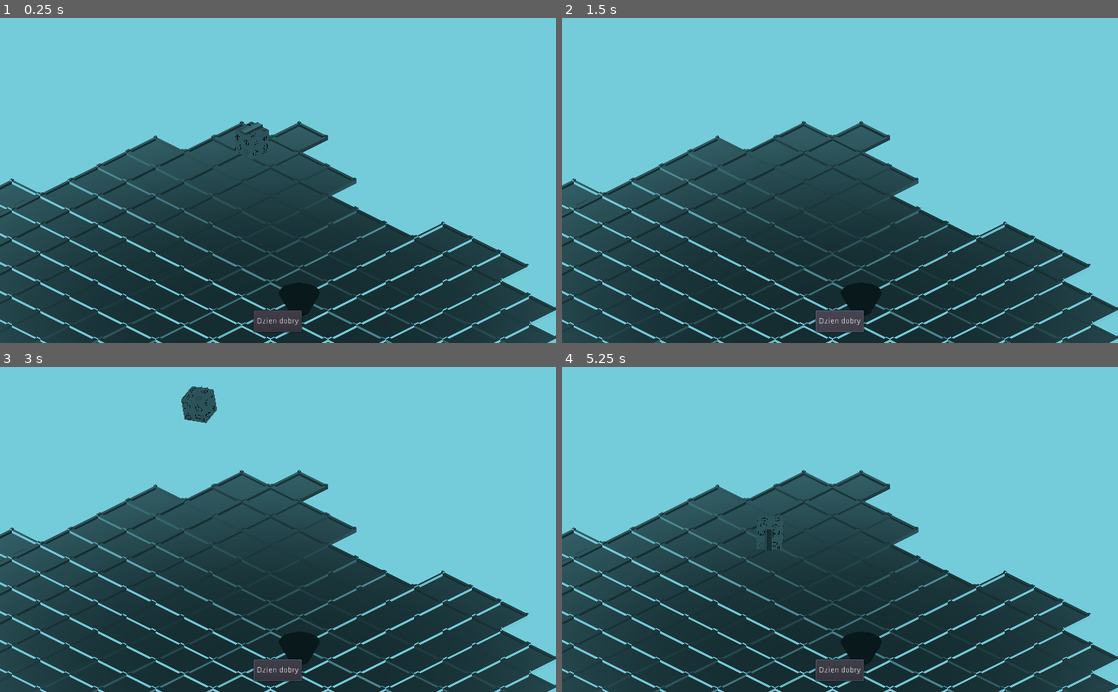
Above: before the commit, frames 1-4 (two rows, left to right).
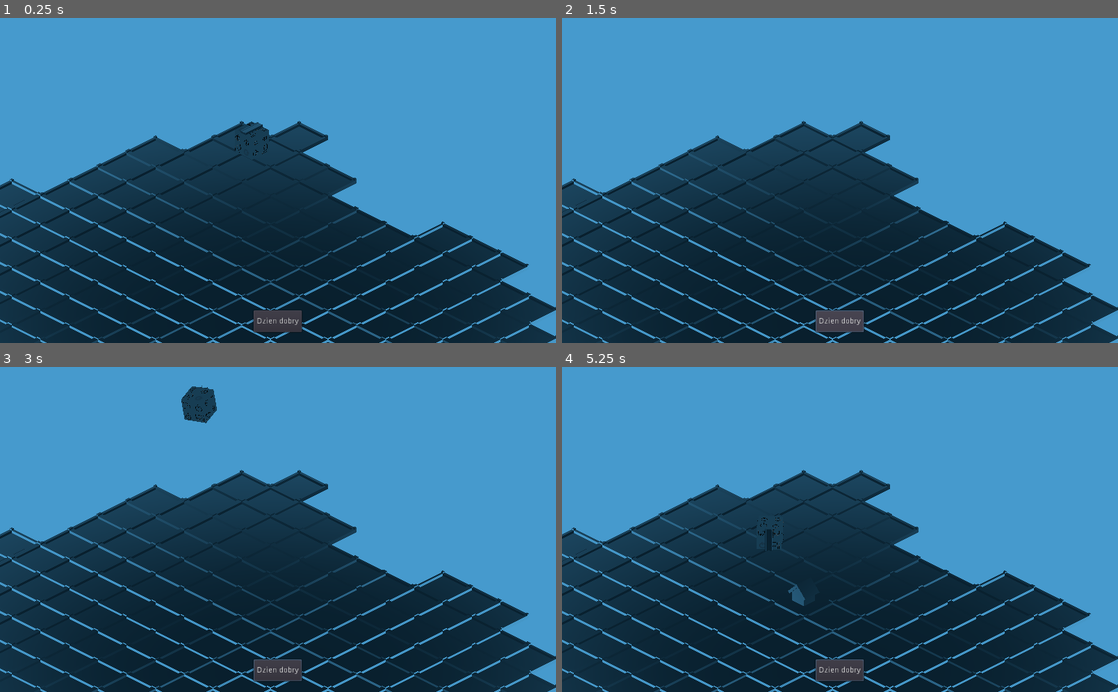
Above: after the commit, the same moments.

Repository: RudyMis/roll-the-dice
Game: Godot game, scene res://scenes/grid.tscn
Same seed, same stepped clock (60 frames per second), same inputs: the game is played once before the commit and once after it. The project has no main scene, so this scene is started directly.
Inputs (mouse positions are in pixels of both pictures, inside the frame that each line leads up to):
- Up to frame 1 (0.25 s): no input
- Up to frame 2 (1.5 s): click "Dzien dobry" at 0.5 s; click "Dzien dobry" at 1.25 s
- Up to frame 3 (3 s): click "Dzien dobry" at 2 s; tap Enter at 2.75 s; move the mouse to (400, 513) at 2.77 s; press the mouse at (400, 513) at 2.78 s
- Up to frame 4 (5.25 s): move the mouse to (728, 545) at 3.52 s; release the mouse at (728, 545) at 3.53 s; right-click (728, 545) at 3.6 s; click (728, 545) at 3.8 s; move the mouse to (895, 458) at 4.27 s; press the mouse at (895, 458) at 4.28 s; move the mouse to (812, 594) at 5.02 s; release the mouse at (812, 594) at 5.03 s; click (812, 594) at 5.1 s

The runs differ from the first frame. In frame 1, 56% of the frame differs, in the area x 0-100%, y 0-100%; in frame 2, 56%; in frame 3, 55%; in frame 4, 56%.

Commit message:
Gameplay loop

Diff:
--- a/DiceGuard.gd
+++ b/DiceGuard.gd
@@ -1,6 +1,6 @@
 extends RayCast
 
-signal Rolled
+signal rolled
 
 export (NodePath) var np_dice
 onready var dice = get_node(np_dice)
@@ -18,6 +18,9 @@
 #				var colliding = 7 - int(collider.get_name()[5])
 #				print("Wyrzucono: " + String(colliding))
 				stop = true
+
+				# TODO: Choose correct side and pass it into this function
+				emit_signal("rolled", SideGenerator.side_to_tile(null))
 		else:
 			stop = false
 	last_pos = pos
--- a/autoload/side_generator.gd
+++ b/autoload/side_generator.gd
@@ -64,10 +64,9 @@
 
 	return side
 
+func side_to_tile(side):
+	# TODO: Create tile from side data
+	return load("res://scenes/tiles/house.tscn").instance()
+
 func _ready():
 	pass # Replace with function body.
-
-
-# Called every frame. 'delta' is the elapsed time since the previous frame.
-#func _process(delta):
-#	pass
--- a/default_env.tres
+++ b/default_env.tres
@@ -5,4 +5,4 @@
 [resource]
 background_mode = 1
 background_sky = SubResource( 1 )
-background_color = Color( 0.458824, 0.803922, 0.862745, 1 )
+background_color = Color( 0.278431, 0.607843, 0.807843, 1 )
--- a/project.godot
+++ b/project.godot
@@ -50,6 +50,11 @@
 "events": [ Object(InputEventMouseButton,"resource_local_to_scene":false,"resource_name":"","device":0,"alt":false,"shi …(212 unchanged characters)…
  ]
 }
+mouse_left={
+"deadzone": 0.5,
+"events": [ Object(InputEventMouseButton,"resource_local_to_scene":false,"resource_name":"","device":0,"alt":false,"shift":false,"control":false,"meta":false,"command":false,"button_mask":0,"position":Vector2( 0, 0 ),"global_position":Vector2( 0, 0 ),"factor":1.0,"button_index":1,"pressed":false,"doubleclick":false,"script":null)
+ ]
+}
 
 [input_devices]
 
--- a/scenes/TileAdder.gd
+++ b/scenes/TileAdder.gd
@@ -13,9 +13,9 @@
 func _ready():
 	pass
 
-func _input(event):
-	if event is InputEventMouseButton and event.button_index == BUTTON_LEFT:
-		var mouse_pos = get_viewport().get_mouse_position();
+func _unhandled_input(event):
+	if event is InputEventMouseButton and Input.is_action_pressed("mouse_left"):
+		var mouse_pos = get_viewport().get_mouse_position()
 		var pos = plane.intersects_ray(
 			camera.project_ray_origin(mouse_pos),
 			camera.project_ray_normal(mouse_pos)
@@ -25,7 +25,6 @@
 			pos.z = round(pos.z)
 			if tiles.find(Vector2(pos.x, pos.z)) == -1 and current_tile != null:
 				current_tile.translation = pos
-				add_child(current_tile)
 				tiles.append(Vector2(pos.x, pos.z))
 				current_tile = null
 
@@ -35,14 +34,22 @@
 	if (pos3d != null):
 		pos3d.x = round(pos3d.x)
 		pos3d.z = round(pos3d.z)
-		if last_pos != pos3d and current_tile:
+		if last_pos != pos3d and current_tile and tiles.find(Vector2(pos3d.x, pos3d.z)) == -1:
 			# animate movement
 			if tween.is_active():
 				tween.stop_all()
 				tween.remove_all()
-				last_pos = translation
+				last_pos = current_tile.translation
 			tween.interpolate_property(current_tile, "translation",
 				last_pos, pos3d, transition_speed,
 				Tween.TRANS_LINEAR, Tween.EASE_IN_OUT)
 			tween.start()
 			last_pos = pos3d
+
+
+func _on_roll(tile: Spatial):
+	if current_tile != null:
+		print("Rolled before we placed previous tile")
+		return
+	current_tile = tile
+	add_child(current_tile)
--- a/scenes/grid.tscn
+++ b/scenes/grid.tscn
@@ -12,11 +12,6 @@
 item/0/mesh_transform = Transform( 1, 0, 0, 0, 1, 0, 0, 0, 1, 0, 0, 0 )
 item/0/shapes = [  ]
 item/0/navmesh_transform = Transform( 1, 0, 0, 0, 1, 0, 0, 0, 1, 0, 0, 0 )
-
-[sub_resource type="CylinderMesh" id=2]
-top_radius = 0.5
-bottom_radius = 0.0
-height = 1.0
 
 [sub_resource type="BoxShape" id=3]
 extents = Vector3( 1000, 1, 1000 )
@@ -47,10 +42,6 @@
 cast_to = Vector3( 0, -1, 0 )
 np_dice = NodePath("../dice")
 
-[node name="Pointer" type="MeshInstance" parent="."]
-mesh = SubResource( 2 )
-material/0 = null
-
 [node name="TileAdder" type="Spatial" parent="."]
 
 [node name="dice" parent="." instance=ExtResource( 2 )]
@@ -63,3 +54,5 @@
 shape = SubResource( 3 )
 
 [node name="Tween" type="Tween" parent="."]
+
+[connection signal="rolled" from="DiceGuard" to="." method="_on_roll"]
Not shown: 1 places in scenes/grid.tscn that only renumber resources
